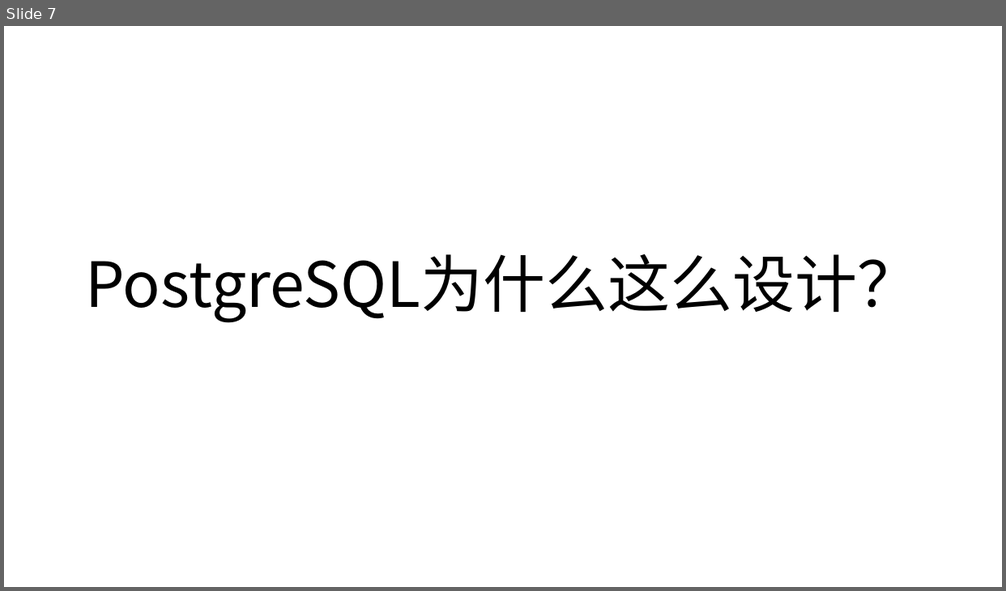
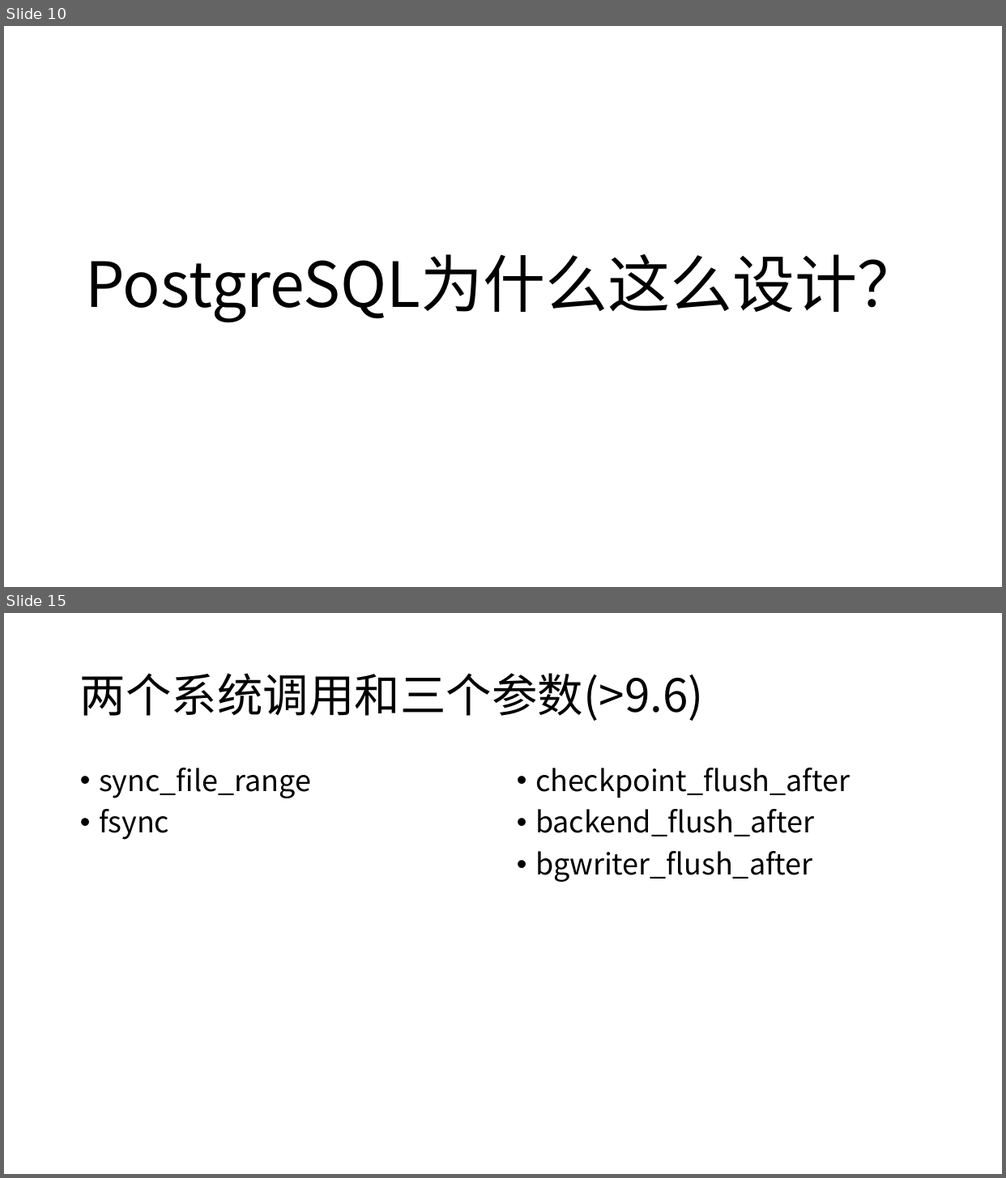
Before and after one commit to yummyliu/papers, a slide deck: pg-buffer.pptx. Shown one above the other, each under a label of ours: slide 7 before the commit, slides 10 and 15 after it; the slides between them are not shown. The pictures are 1006x591 and 1006x1178 pixels, drawn with LibreOffice and Linux fonts; fonts in the diff are those of the drawing. Boxes give left, top, right and bottom in pixels: in the first picture for what was removed or moved away, otherwise in the second. Text is boxed around its words. In the diff, an @@ line names an element or a change of style, - is before the commit and + after.

```diff
--- a/pg-buffer.pptx
+++ b/pg-buffer.pptx
@@ slide 15 added at [4, 613, 1002, 1174], background #FFFFFF @@
@@ title added at [80, 673, 704, 721], 44 pt, text #000000 @@
+两个系统调用和三个参数(>9.6)
@@ text added at [99, 768, 311, 840], 28 pt, text #000000 @@
+• sync_file_range
+• fsync
@@ text added at [535, 768, 850, 882], 28 pt, text #000000 @@
+• checkpoint_flush_after
+• backend_flush_after
+• bgwriter_flush_after
@@ what was slide 7 is now slide 10 @@
```
Also in this commit, not shown: 9 slides changed, 8 other slides added, 5 slides removed.
